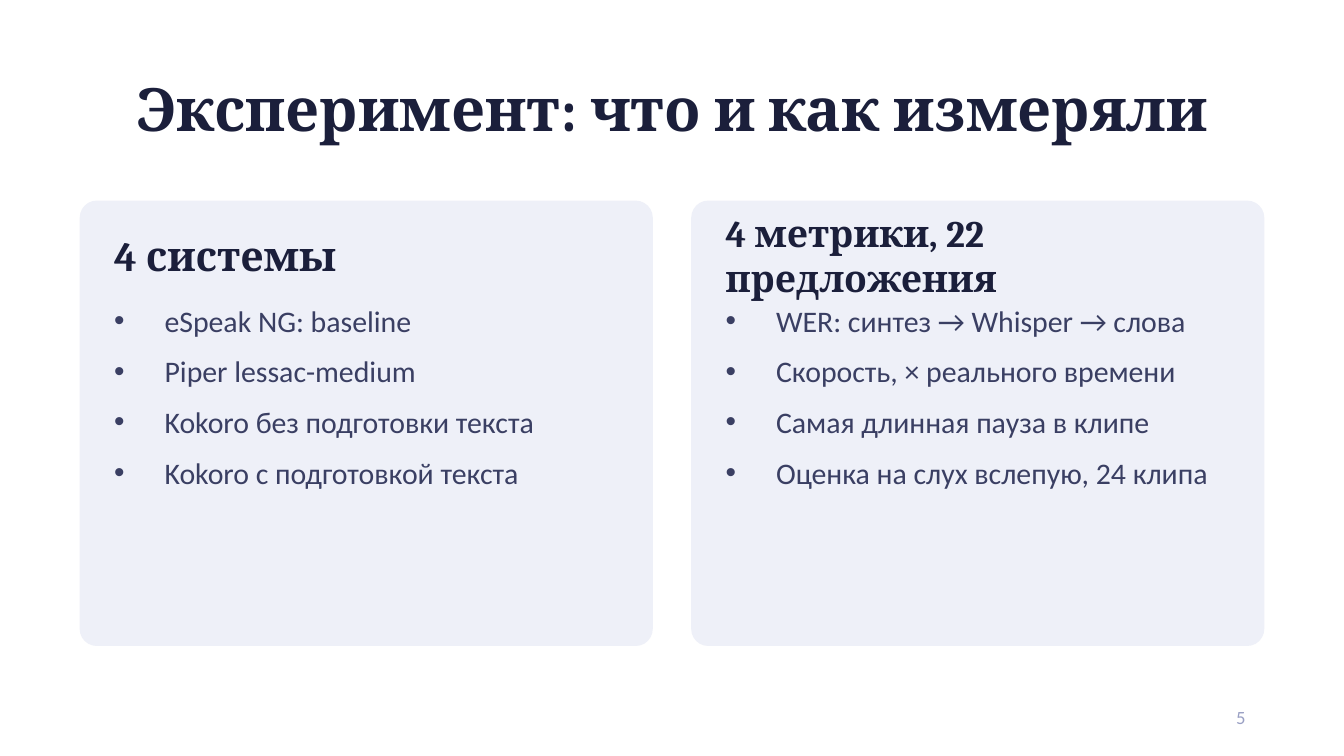
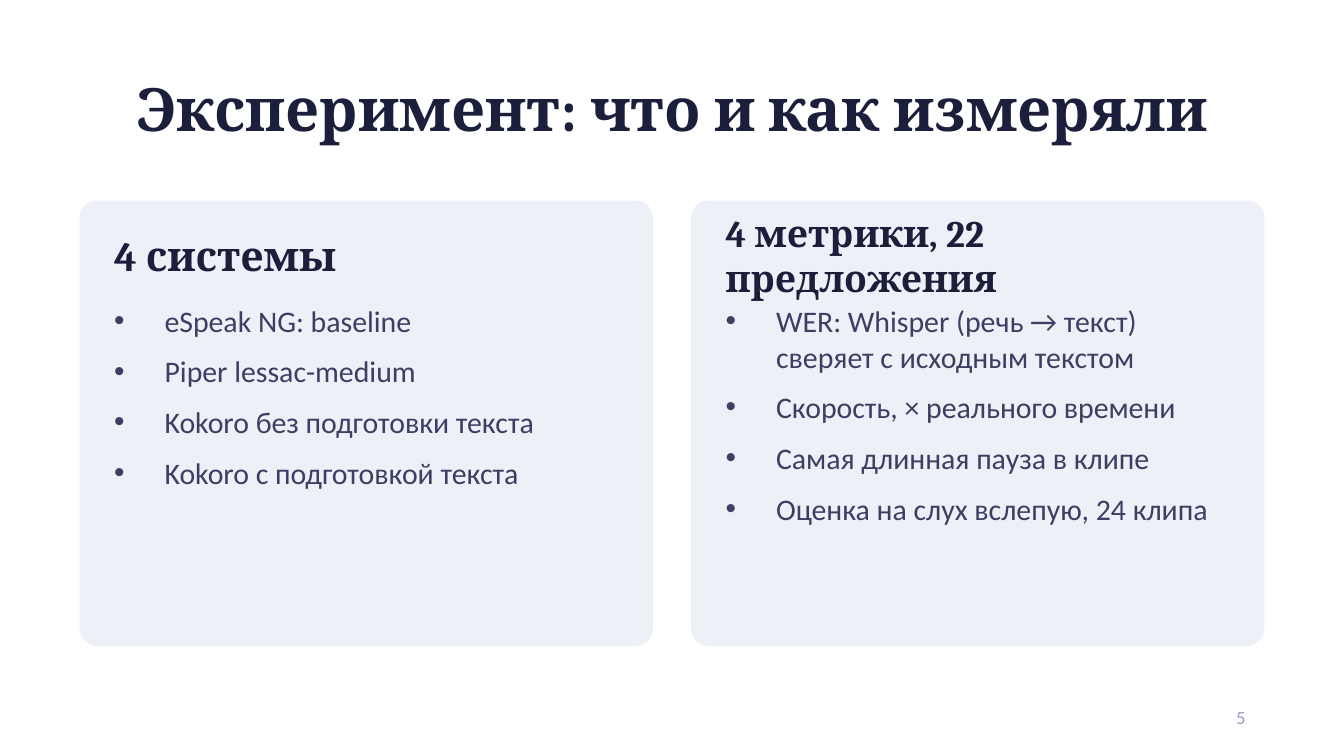
Before and after one commit to Maryna-Maksimava/Internship_practice, a slide deck: slide 5 of docs/presentation.pptx. Drawn at 1344x756 pixels with LibreOffice and Linux fonts; fonts in the diff are those of the drawing. Boxes give left, top, right and bottom in pixels: in the first picture for what was removed or moved away, otherwise in the second. Text is boxed around its words. In the diff, an @@ line names an element or a change of style, - is before the commit and + after.

```diff
--- a/docs/presentation.pptx
+++ b/docs/presentation.pptx
@@ text at (776, 310, 1137, 373): text changed @@
-• WER: синтез → Whisper → слова
+• WER: Whisper (речь → текст) сверяет с исходным текстом
```
Also in this commit, not shown: 6 other slides changed, 11 other files.
